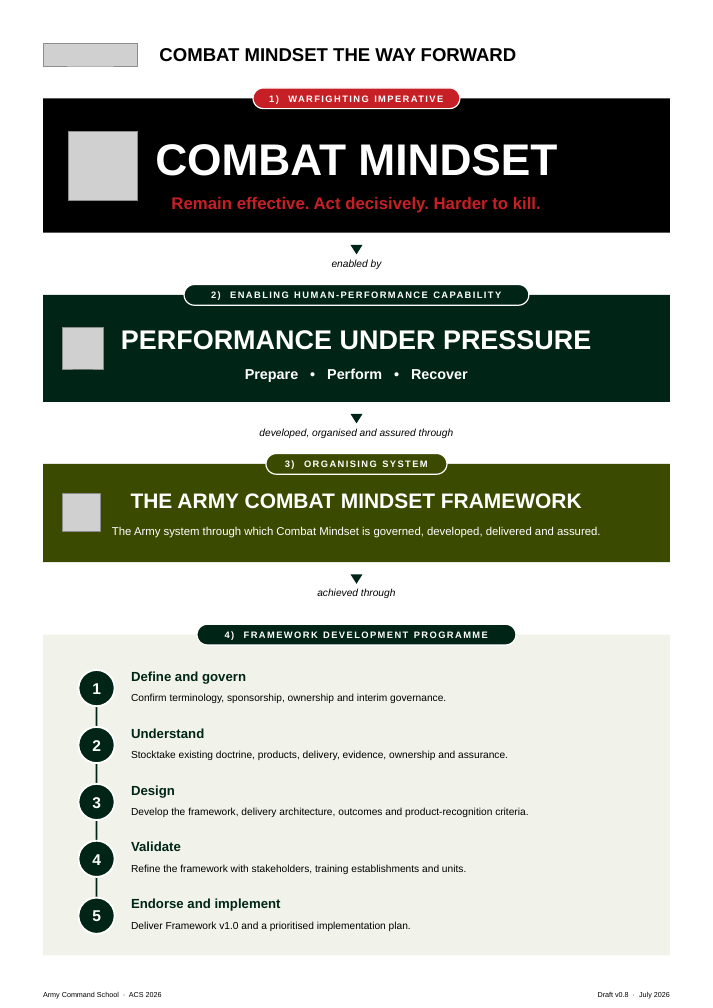
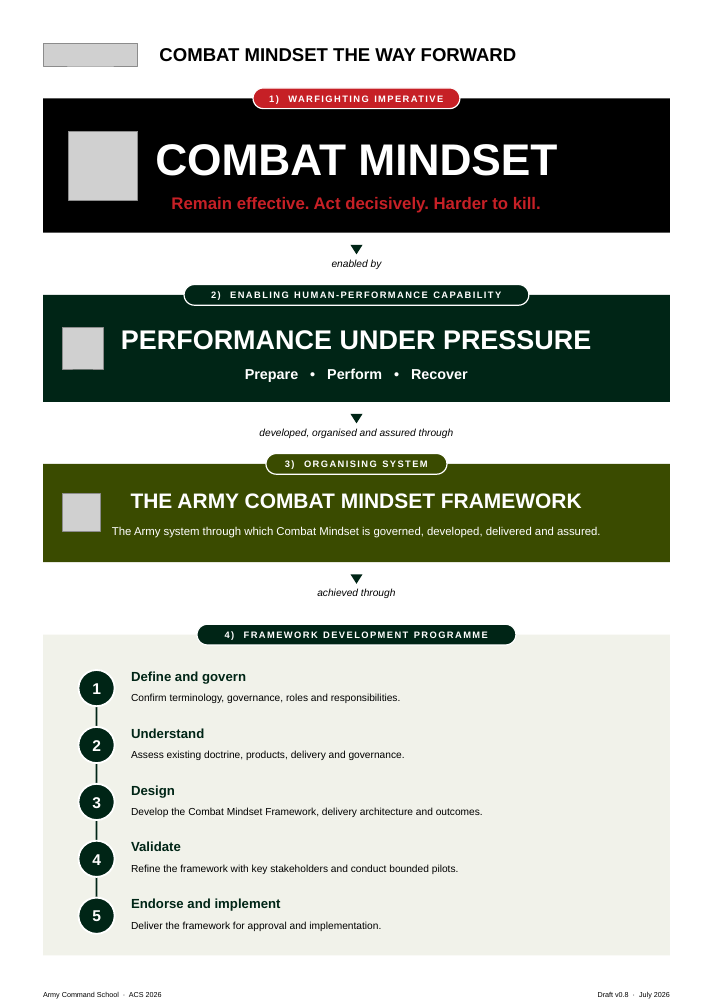
Before and after one commit to TacEdge/PUP, a slide deck: slide 1 of output/combat-mindset-onepager-portrait.pptx. Drawn at 713x1008 pixels with LibreOffice and Linux fonts; fonts in the diff are those of the drawing; grey boxes stand for pictures. Boxes give left, top, right and bottom in pixels: in the first picture for what was removed or moved away, otherwise in the second. Text is boxed around its words. In the diff, an @@ line names an element or a change of style, - is before the commit and + after.

```diff
--- a/output/combat-mindset-onepager-portrait.pptx
+++ b/output/combat-mindset-onepager-portrait.pptx
@@ text at (x1=131, y1=693, x2=401, y2=703): text changed @@
-Confirm terminology, sponsorship, ownership and interim governance.
+Confirm terminology, governance, roles and responsibilities.
@@ text at (x1=131, y1=750, x2=405, y2=760): text changed @@
-Stocktake existing doctrine, products, delivery, evidence, ownership and assurance.
+Assess existing doctrine, products, delivery and governance.
@@ text at (x1=131, y1=807, x2=483, y2=817): text changed @@
-Develop the framework, delivery architecture, outcomes and product-recognition criteria.
+Develop the Combat Mindset Framework, delivery architecture and outcomes.
@@ text at (x1=131, y1=864, x2=459, y2=874): text changed @@
-Refine the framework with stakeholders, training establishments and units.
+Refine the framework with key stakeholders and conduct bounded pilots.
@@ text at (x1=131, y1=921, x2=381, y2=931): text changed @@
-Deliver Framework v1.0 and a prioritised implementation plan.
+Deliver the framework for approval and implementation.
```
Also in this commit, not shown: 5 other files.
